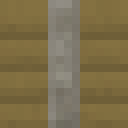
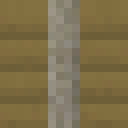
Layer changes from the first 128px x 128px image to the second:
added layer "Layer #1" (soft light, 25%) above "Layer" over 48, 0, 56, 128
"Layer": opacity 74% → 25%, blend normal → soft light, moved it above "default_granite.png", painted on it over 72, 0, 80, 128
renamed "Layer #1" to "default_granite.png", opacity 53% → 100%, painted on it over 48, 0, 80, 128
painted on "wood_fence_granite.png" over 48, 0, 80, 128
